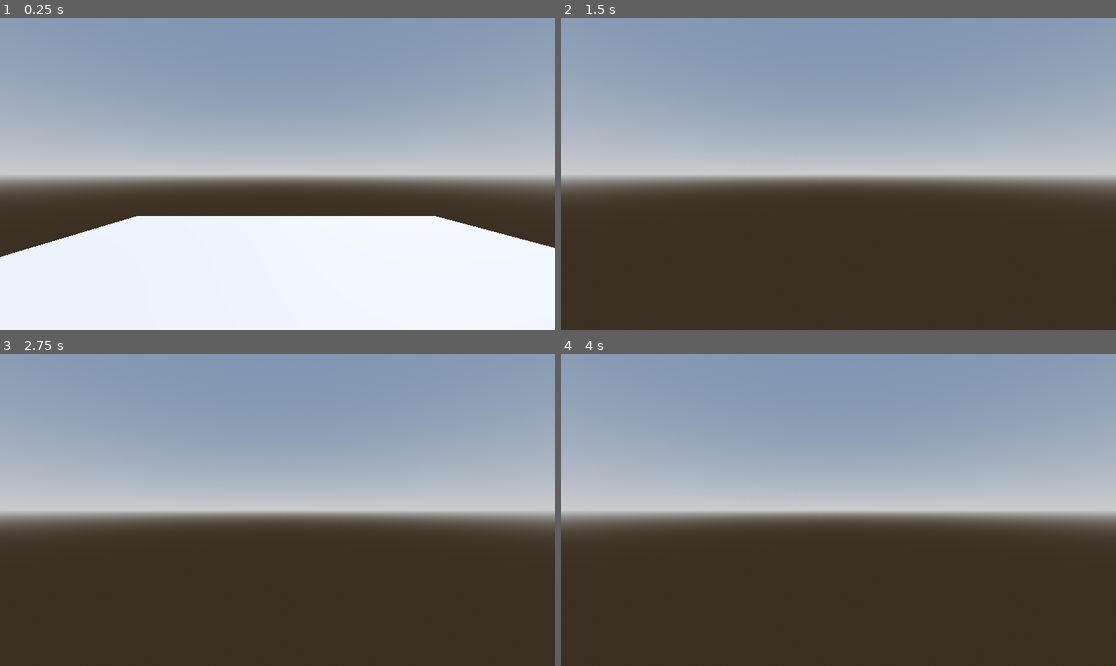
Above: before the commit, frames 1-4 (two rows, left to right).
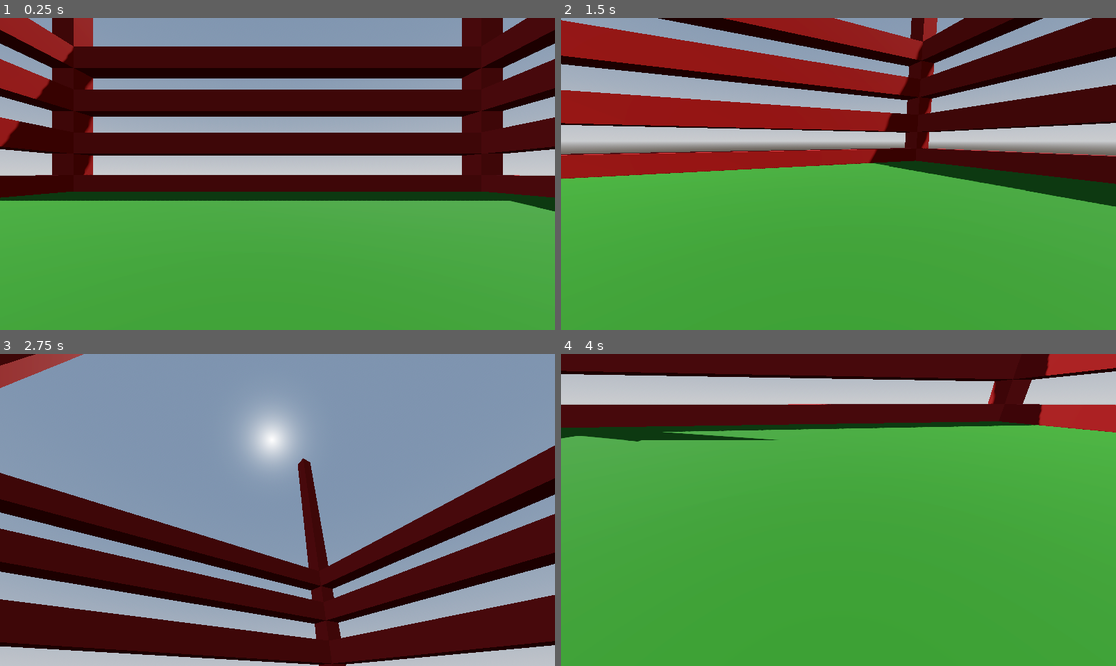
Above: after the commit, the same moments.

Repository: Hiobos/Godot1
Game: Godot game, scene res://node_3d.tscn
Two runs of this game, one before a commit and one after it. Both use one fixed random seed, a clock stepped at 60 frames per second and the inputs below.
Inputs (mouse positions are in pixels of both pictures, inside the frame that each line leads up to):
- Up to frame 1 (0.25 s): no input
- Up to frame 2 (1.5 s): tap Enter (ui_accept) at 0.5, 0.6 s; move the mouse to (960, 158) at 0.52 s; hold Right (ui_right) 0.53-1.28 s; tap Space (jump, bound only after the commit) at 0.77, 1.07 s; tap Shift (Sprint, bound only after the commit) at 0.8, 1.35 s; move the mouse to (727, 189) at 1.27 s; hold Down (ui_down) from 1.28 s (still down)
- Up to frame 3 (2.75 s): tap Space (jump, bound only after the commit) at 1.52, 1.55, 1.82, 2.1 s; move the mouse to (333, 441) at 2.02 s; release Down (ui_down) at 2.03 s; hold Right (ui_right) from 2.03 s (still down); tap Enter (ui_accept) at 2.3 s
- Up to frame 4 (4 s): move the mouse to (810, 572) at 2.77 s; release Right (ui_right) at 2.78 s; hold Up (ui_up) 2.78-3.53 s; tap Enter (ui_accept) at 2.85 s; tap Space (jump, bound only after the commit) at 3.02, 3.32, 3.77, 3.8 s; tap Shift (Sprint, bound only after the commit) at 3.05, 3.6 s; move the mouse to (1005, 556) at 3.52 s; hold Left (ui_left) from 3.53 s (still down)

The runs differ from the first frame. In frame 1, 80% of the frame differs, in the area x 0-100%, y 0-100%; in frame 2, 87%; in frame 3, 73%; in frame 4, 100%.

Commit message:
update1
Things done:
-camera movement
-body movement
-jumping
-some level design

Diff:
--- a/new-game-project/Player.gd
+++ b/new-game-project/Player.gd
@@ -1,30 +1,47 @@
 extends CharacterBody3D
 
-@export var speed: float = 5.0
-@export var jump_velocity: float = 4.5
+const SPEED = 5.0
+const SPRINT = 8.0
+const JUMP_VELOCITY = 4.5
+const SENSIVITY = 0.005
 
-var gravity: float = ProjectSettings.get_setting("physics/3d/default_gravity")
+var gravity = 9.8
+
+@onready var head = $head
+@onready var camera = $head/Camera3D
+
+func _ready():
+	Input.set_mouse_mode(Input.MOUSE_MODE_CAPTURED)
+
+func _unhandled_input(event):
+	if event is InputEventMouseMotion:
+		head.rotate_y(-event.relative.x * SENSIVITY)
+		camera.rotate_x(-event.relative.y * SENSIVITY)
+		camera.rotation.x = clamp(camera.rotation.x, deg_to_rad(-60), deg_to_rad(60))
 
 func _physics_process(delta):
-	var direction = Vector3.ZERO
-
-	if Input.is_action_pressed("ui_up"):
-		direction -= transform.basis.z
-	if Input.is_action_pressed("ui_down"):
-		direction += transform.basis.z
-	if Input.is_action_pressed("ui_left"):
-		direction -= transform.basis.x
-	if Input.is_action_pressed("ui_right"):
-		direction += transform.basis.x
-
-	direction = direction.normalized()
-	velocity.x = direction.x * speed
-	velocity.z = direction.z * speed
-
+	#adding gravity
 	if not is_on_floor():
 		velocity.y -= gravity * delta
+
+	#handling jumps
+	if Input.is_action_just_pressed("jump") and is_on_floor():
+		velocity.y = JUMP_VELOCITY
+
+	#handling sprint
+	if Input.is_action_just_pressed("Sprint"):
+		velocity.x = SPRINT
 	else:
-		if Input.is_action_just_pressed("ui_accept"):
-			velocity.y = jump_velocity
+		velocity.x = SPEED
+
+	#input directions and ahndle movement
+	var input_dir = Input.get_vector("move_left", "move_right", "move_forward", "move_backward")
+	var direction = (head.transform.basis * Vector3(input_dir.x, 0, input_dir.y)).normalized()
+	if direction:
+		velocity.x = direction.x * SPEED
+		velocity.z = direction.z * SPEED
+	else:
+		velocity.x = 0.0
+		velocity.z = 0.0
 
 	move_and_slide()
--- a/new-game-project/node_3d.tscn
+++ b/new-game-project/node_3d.tscn
@@ -15,9 +15,29 @@
 tonemap_mode = 2
 glow_enabled = true
 
+[sub_resource type="BoxShape3D" id="BoxShape3D_a202f"]
+
+[sub_resource type="FogMaterial" id="FogMaterial_a202f"]
+
+[sub_resource type="StandardMaterial3D" id="StandardMaterial3D_noarx"]
+next_pass = SubResource("FogMaterial_a202f")
+vertex_color_is_srgb = true
+albedo_color = Color(0.0941176, 0.309804, 0, 1)
+normal_enabled = true
+
+[sub_resource type="BoxMesh" id="BoxMesh_noarx"]
+material = SubResource("StandardMaterial3D_noarx")
+
+[sub_resource type="BoxShape3D" id="BoxShape3D_noarx"]
+
+[sub_resource type="StandardMaterial3D" id="StandardMaterial3D_a0tk4"]
+albedo_color = Color(0.470588, 0.0392157, 0.027451, 1)
+
+[sub_resource type="BoxMesh" id="BoxMesh_a0tk4"]
+
 [sub_resource type="CapsuleMesh" id="CapsuleMesh_noarx"]
 
-[sub_resource type="ConvexPolygonShape3D" id="ConvexPolygonShape3D_a0tk4"]
+[sub_resource type="ConvexPolygonShape3D" id="ConvexPolygonShape3D_a202f"]
 points = PackedVector3Array(-0.125207, -0.532801, -0.480507, 0.0227831, 0.47607, 0.498884, 0.169713, 0.559144, 0.464172 …(924 unchanged characters)…
 
 [node name="Node3D" type="Node3D"]
@@ -29,12 +49,250 @@
 [node name="WorldEnvironment" type="WorldEnvironment" parent="."]
 environment = SubResource("Environment_a0tk4")
 
-[node name="CSGBox3D" type="CSGBox3D" parent="."]
-transform = Transform3D(1, 0, 0, 0, 1, 0, 0, 0, 1, 0.424835, -0.36284, -0.82486)
-size = Vector3(11.6286, 0.001, 14.2515)
+[node name="Level_Design" type="Node3D" parent="."]
+
+[node name="Floor" type="StaticBody3D" parent="Level_Design"]
+transform = Transform3D(40, 0, 0, 0, 1, 0, 0, 0, 40, 0, 0, 0)
+
+[node name="CollisionShape3D" type="CollisionShape3D" parent="Level_Design/Floor"]
+shape = SubResource("BoxShape3D_a202f")
+
+[node name="MeshInstance3D" type="MeshInstance3D" parent="Level_Design/Floor"]
+mesh = SubResource("BoxMesh_noarx")
+
+[node name="border1" type="Node3D" parent="Level_Design"]
+
+[node name="wall1" type="StaticBody3D" parent="Level_Design/border1"]
+transform = Transform3D(40, 0, 0, 0, 2, 0, 0, 0, 2, 0, 1, 20)
+
+[node name="CollisionShape3D" type="CollisionShape3D" parent="Level_Design/border1/wall1"]
+shape = SubResource("BoxShape3D_noarx")
+debug_color = Color(0.998534, 0, 0.139499, 0.42)
+
+[node name="MeshInstance3D" type="MeshInstance3D" parent="Level_Design/border1/wall1"]
+material_override = SubResource("StandardMaterial3D_a0tk4")
+mesh = SubResource("BoxMesh_a0tk4")
+
+[node name="wall2" type="StaticBody3D" parent="Level_Design/border1"]
+transform = Transform3D(40, 0, 0, 0, 2, 0, 0, 0, 2, 0, 1, -20)
+
+[node name="CollisionShape3D" type="CollisionShape3D" parent="Level_Design/border1/wall2"]
+shape = SubResource("BoxShape3D_noarx")
+debug_color = Color(0.998534, 0, 0.139499, 0.42)
+
+[node name="MeshInstance3D" type="MeshInstance3D" parent="Level_Design/border1/wall2"]
+material_override = SubResource("StandardMaterial3D_a0tk4")
+mesh = SubResource("BoxMesh_a0tk4")
+
+[node name="wall3" type="StaticBody3D" parent="Level_Design/border1"]
+transform = Transform3D(-1.74846e-06, 0, 2, 0, 2, 0, -40, 0, -8.74228e-08, 20, 1, 0)
+
+[node name="CollisionShape3D" type="CollisionShape3D" parent="Level_Design/border1/wall3"]
+shape = SubResource("BoxShape3D_noarx")
+debug_color = Color(0.998534, 0, 0.139499, 0.42)
+
+[node name="MeshInstance3D" type="MeshInstance3D" parent="Level_Design/border1/wall3"]
+material_override = SubResource("StandardMaterial3D_a0tk4")
+mesh = SubResource("BoxMesh_a0tk4")
+
+[node name="wall4" type="StaticBody3D" parent="Level_Design/border1"]
+transform = Transform3D(-1.74846e-06, 0, 2, 0, 2, 0, -40, 0, -8.74228e-08, -20, 1, 0)
+
+[node name="CollisionShape3D" type="CollisionShape3D" parent="Level_Design/border1/wall4"]
+shape = SubResource("BoxShape3D_noarx")
+debug_color = Color(0.998534, 0, 0.139499, 0.42)
+
+[node name="MeshInstance3D" type="MeshInstance3D" parent="Level_Design/border1/wall4"]
+material_override = SubResource("StandardMaterial3D_a0tk4")
+mesh = SubResource("BoxMesh_a0tk4")
+
+[node name="border2" type="Node3D" parent="Level_Design"]
+transform = Transform3D(1, 0, 0, 0, 1, 0, 0, 0, 1, 0, 4, 0)
+
+[node name="wall1" type="StaticBody3D" parent="Level_Design/border2"]
+transform = Transform3D(40, 0, 0, 0, 2, 0, 0, 0, 2, 0, 1, 20)
+
+[node name="CollisionShape3D" type="CollisionShape3D" parent="Level_Design/border2/wall1"]
+shape = SubResource("BoxShape3D_noarx")
+debug_color = Color(0.998534, 0, 0.139499, 0.42)
+
+[node name="MeshInstance3D" type="MeshInstance3D" parent="Level_Design/border2/wall1"]
+material_override = SubResource("StandardMaterial3D_a0tk4")
+mesh = SubResource("BoxMesh_a0tk4")
+
+[node name="wall2" type="StaticBody3D" parent="Level_Design/border2"]
+transform = Transform3D(40, 0, 0, 0, 2, 0, 0, 0, 2, 0, 1, -20)
+
+[node name="CollisionShape3D" type="CollisionShape3D" parent="Level_Design/border2/wall2"]
+shape = SubResource("BoxShape3D_noarx")
+debug_color = Color(0.998534, 0, 0.139499, 0.42)
+
+[node name="MeshInstance3D" type="MeshInstance3D" parent="Level_Design/border2/wall2"]
+material_override = SubResource("StandardMaterial3D_a0tk4")
+mesh = SubResource("BoxMesh_a0tk4")
+
+[node name="wall3" type="StaticBody3D" parent="Level_Design/border2"]
+transform = Transform3D(-1.74846e-06, 0, 2, 0, 2, 0, -40, 0, -8.74228e-08, 20, 1, 0)
+
+[node name="CollisionShape3D" type="CollisionShape3D" parent="Level_Design/border2/wall3"]
+shape = SubResource("BoxShape3D_noarx")
+debug_color = Color(0.998534, 0, 0.139499, 0.42)
+
+[node name="MeshInstance3D" type="MeshInstance3D" parent="Level_Design/border2/wall3"]
+material_override = SubResource("StandardMaterial3D_a0tk4")
+mesh = SubResource("BoxMesh_a0tk4")
+
+[node name="wall4" type="StaticBody3D" parent="Level_Design/border2"]
+transform = Transform3D(-1.74846e-06, 0, 2, 0, 2, 0, -40, 0, -8.74228e-08, -20, 1, 0)
+
+[node name="CollisionShape3D" type="CollisionShape3D" parent="Level_Design/border2/wall4"]
+shape = SubResource("BoxShape3D_noarx")
+debug_color = Color(0.998534, 0, 0.139499, 0.42)
+
+[node name="MeshInstance3D" type="MeshInstance3D" parent="Level_Design/border2/wall4"]
+material_override = SubResource("StandardMaterial3D_a0tk4")
+mesh = SubResource("BoxMesh_a0tk4")
+
+[node name="border3" type="Node3D" parent="Level_Design"]
+transform = Transform3D(1, 0, 0, 0, 1, 0, 0, 0, 1, 0, 8, 0)
+
+[node name="wall1" type="StaticBody3D" parent="Level_Design/border3"]
+transform = Transform3D(40, 0, 0, 0, 2, 0, 0, 0, 2, 0, 1, 20)
+
+[node name="CollisionShape3D" type="CollisionShape3D" parent="Level_Design/border3/wall1"]
+shape = SubResource("BoxShape3D_noarx")
+debug_color = Color(0.998534, 0, 0.139499, 0.42)
+
+[node name="MeshInstance3D" type="MeshInstance3D" parent="Level_Design/border3/wall1"]
+material_override = SubResource("StandardMaterial3D_a0tk4")
+mesh = SubResource("BoxMesh_a0tk4")
+
+[node name="wall2" type="StaticBody3D" parent="Level_Design/border3"]
+transform = Transform3D(40, 0, 0, 0, 2, 0, 0, 0, 2, 0, 1, -20)
+
+[node name="CollisionShape3D" type="CollisionShape3D" parent="Level_Design/border3/wall2"]
+shape = SubResource("BoxShape3D_noarx")
+debug_color = Color(0.998534, 0, 0.139499, 0.42)
+
+[node name="MeshInstance3D" type="MeshInstance3D" parent="Level_Design/border3/wall2"]
+material_override = SubResource("StandardMaterial3D_a0tk4")
+mesh = SubResource("BoxMesh_a0tk4")
+
+[node name="wall3" type="StaticBody3D" parent="Level_Design/border3"]
+transform = Transform3D(-1.74846e-06, 0, 2, 0, 2, 0, -40, 0, -8.74228e-08, 20, 1, 0)
+
+[node name="CollisionShape3D" type="CollisionShape3D" parent="Level_Design/border3/wall3"]
+shape = SubResource("BoxShape3D_noarx")
+debug_color = Color(0.998534, 0, 0.139499, 0.42)
+
+[node name="MeshInstance3D" type="MeshInstance3D" parent="Level_Design/border3/wall3"]
+material_override = SubResource("StandardMaterial3D_a0tk4")
+mesh = SubResource("BoxMesh_a0tk4")
+
+[node name="wall4" type="StaticBody3D" parent="Level_Design/border3"]
+transform = Transform3D(-1.74846e-06, 0, 2, 0, 2, 0, -40, 0, -8.74228e-08, -20, 1, 0)
+
+[node name="CollisionShape3D" type="CollisionShape3D" parent="Level_Design/border3/wall4"]
+shape = SubResource("BoxShape3D_noarx")
+debug_color = Color(0.998534, 0, 0.139499, 0.42)
+
+[node name="MeshInstance3D" type="MeshInstance3D" parent="Level_Design/border3/wall4"]
+material_override = SubResource("StandardMaterial3D_a0tk4")
+mesh = SubResource("BoxMesh_a0tk4")
+
+[node name="border4" type="Node3D" parent="Level_Design"]
+transform = Transform3D(1, 0, 0, 0, 1, 0, 0, 0, 1, 0, 12, 0)
+
+[node name="wall1" type="StaticBody3D" parent="Level_Design/border4"]
+transform = Transform3D(40, 0, 0, 0, 2, 0, 0, 0, 2, 0, 1, 20)
+
+[node name="CollisionShape3D" type="CollisionShape3D" parent="Level_Design/border4/wall1"]
+shape = SubResource("BoxShape3D_noarx")
+debug_color = Color(0.998534, 0, 0.139499, 0.42)
+
+[node name="MeshInstance3D" type="MeshInstance3D" parent="Level_Design/border4/wall1"]
+material_override = SubResource("StandardMaterial3D_a0tk4")
+mesh = SubResource("BoxMesh_a0tk4")
+
+[node name="wall2" type="StaticBody3D" parent="Level_Design/border4"]
+transform = Transform3D(40, 0, 0, 0, 2, 0, 0, 0, 2, 0, 1, -20)
+
+[node name="CollisionShape3D" type="CollisionShape3D" parent="Level_Design/border4/wall2"]
+shape = SubResource("BoxShape3D_noarx")
+debug_color = Color(0.998534, 0, 0.139499, 0.42)
+
+[node name="MeshInstance3D" type="MeshInstance3D" parent="Level_Design/border4/wall2"]
+material_override = SubResource("StandardMaterial3D_a0tk4")
+mesh = SubResource("BoxMesh_a0tk4")
+
+[node name="wall3" type="StaticBody3D" parent="Level_Design/border4"]
+transform = Transform3D(-1.74846e-06, 0, 2, 0, 2, 0, -40, 0, -8.74228e-08, 20, 1, 0)
+
+[node name="CollisionShape3D" type="CollisionShape3D" parent="Level_Design/border4/wall3"]
+shape = SubResource("BoxShape3D_noarx")
+debug_color = Color(0.998534, 0, 0.139499, 0.42)
+
+[node name="MeshInstance3D" type="MeshInstance3D" parent="Level_Design/border4/wall3"]
+material_override = SubResource("StandardMaterial3D_a0tk4")
+mesh = SubResource("BoxMesh_a0tk4")
+
+[node name="wall4" type="StaticBody3D" parent="Level_Design/border4"]
+transform = Transform3D(-1.74846e-06, 0, 2, 0, 2, 0, -40, 0, -8.74228e-08, -20, 1, 0)
+
+[node name="CollisionShape3D" type="CollisionShape3D" parent="Level_Design/border4/wall4"]
+shape = SubResource("BoxShape3D_noarx")
+debug_color = Color(0.998534, 0, 0.139499, 0.42)
+
+[node name="MeshInstance3D" type="MeshInstance3D" parent="Level_Design/border4/wall4"]
+material_override = SubResource("StandardMaterial3D_a0tk4")
+mesh = SubResource("BoxMesh_a0tk4")
+
+[node name="pilar1" type="StaticBody3D" parent="Level_Design"]
+transform = Transform3D(-1.74846e-06, -2, 0, 40, -8.74228e-08, 0, 0, 0, 2, 20, 20, 20)
+
+[node name="CollisionShape3D" type="CollisionShape3D" parent="Level_Design/pilar1"]
+shape = SubResource("BoxShape3D_noarx")
+debug_color = Color(0.998534, 0, 0.139499, 0.42)
+
+[node name="MeshInstance3D" type="MeshInstance3D" parent="Level_Design/pilar1"]
+material_override = SubResource("StandardMaterial3D_a0tk4")
+mesh = SubResource("BoxMesh_a0tk4")
+
+[node name="pilar2" type="StaticBody3D" parent="Level_Design"]
+transform = Transform3D(-1.74846e-06, -2, 0, 40, -8.74228e-08, 0, 0, 0, 2, -20, 20, 20)
+
+[node name="CollisionShape3D" type="CollisionShape3D" parent="Level_Design/pilar2"]
+shape = SubResource("BoxShape3D_noarx")
+debug_color = Color(0.998534, 0, 0.139499, 0.42)
+
+[node name="MeshInstance3D" type="MeshInstance3D" parent="Level_Design/pilar2"]
+material_override = SubResource("StandardMaterial3D_a0tk4")
+mesh = SubResource("BoxMesh_a0tk4")
+
+[node name="pilar3" type="StaticBody3D" parent="Level_Design"]
+transform = Transform3D(-1.74846e-06, -2, 0, 40, -8.74228e-08, 0, 0, 0, 2, 20, 20, -20)
+
+[node name="CollisionShape3D" type="CollisionShape3D" parent="Level_Design/pilar3"]
+shape = SubResource("BoxShape3D_noarx")
+debug_color = Color(0.998534, 0, 0.139499, 0.42)
+
+[node name="MeshInstance3D" type="MeshInstance3D" parent="Level_Design/pilar3"]
+material_override = SubResource("StandardMaterial3D_a0tk4")
+mesh = SubResource("BoxMesh_a0tk4")
+
+[node name="pilar4" type="StaticBody3D" parent="Level_Design"]
+transform = Transform3D(-1.74846e-06, -2, 0, 40, -8.74228e-08, 0, 0, 0, 2, -20, 20, -20)
+
+[node name="CollisionShape3D" type="CollisionShape3D" parent="Level_Design/pilar4"]
+shape = SubResource("BoxShape3D_noarx")
+debug_color = Color(0.998534, 0, 0.139499, 0.42)
+
+[node name="MeshInstance3D" type="MeshInstance3D" parent="Level_Design/pilar4"]
+material_override = SubResource("StandardMaterial3D_a0tk4")
+mesh = SubResource("BoxMesh_a0tk4")
 
 [node name="Player" type="CharacterBody3D" parent="."]
-transform = Transform3D(1, 0, 0, 0, 1, 0, 0, 0, 1, 0.0903625, 0.340084, -0.0440321)
+transform = Transform3D(1, 0, 0, 0, 1, 0, 0, 0, 1, 0, 1, -0.044)
 script = ExtResource("1_a202f")
 
 [node name="MeshInstance3D" type="MeshInstance3D" parent="Player"]
--- a/new-game-project/project.godot
+++ b/new-game-project/project.godot
@@ -16,3 +16,40 @@
 run/main_scene="uid://5ee6k6w2nngn"
 config/features=PackedStringArray("4.4", "Forward Plus")
 config/icon="res://icon.svg"
+
+[display]
+
+window/size/mode=3
+
+[input]
+
+move_forward={
+"deadzone": 0.2,
+"events": [Object(InputEventKey,"resource_local_to_scene":false,"resource_name":"","device":0,"window_id":0,"alt_pressed":false,"shift_pressed":false,"ctrl_pressed":false,"meta_pressed":false,"pressed":false,"keycode":0,"physical_keycode":87,"key_label":0,"unicode":0,"location":0,"echo":false,"script":null)
+]
+}
+move_backward={
+"deadzone": 0.2,
+"events": [Object(InputEventKey,"resource_local_to_scene":false,"resource_name":"","device":0,"window_id":0,"alt_pressed":false,"shift_pressed":false,"ctrl_pressed":false,"meta_pressed":false,"pressed":false,"keycode":0,"physical_keycode":83,"key_label":0,"unicode":0,"location":0,"echo":false,"script":null)
+]
+}
+move_left={
+"deadzone": 0.2,
+"events": [Object(InputEventKey,"resource_local_to_scene":false,"resource_name":"","device":0,"window_id":0,"alt_pressed":false,"shift_pressed":false,"ctrl_pressed":false,"meta_pressed":false,"pressed":false,"keycode":0,"physical_keycode":65,"key_label":0,"unicode":0,"location":0,"echo":false,"script":null)
+]
+}
+move_right={
+"deadzone": 0.2,
+"events": [Object(InputEventKey,"resource_local_to_scene":false,"resource_name":"","device":0,"window_id":0,"alt_pressed":false,"shift_pressed":false,"ctrl_pressed":false,"meta_pressed":false,"pressed":false,"keycode":0,"physical_keycode":68,"key_label":0,"unicode":0,"location":0,"echo":false,"script":null)
+]
+}
+jump={
+"deadzone": 0.2,
+"events": [Object(InputEventKey,"resource_local_to_scene":false,"resource_name":"","device":0,"window_id":0,"alt_pressed":false,"shift_pressed":false,"ctrl_pressed":false,"meta_pressed":false,"pressed":false,"keycode":0,"physical_keycode":32,"key_label":0,"unicode":0,"location":0,"echo":false,"script":null)
+]
+}
+Sprint={
+"deadzone": 0.2,
+"events": [Object(InputEventKey,"resource_local_to_scene":false,"resource_name":"","device":0,"window_id":0,"alt_pressed":false,"shift_pressed":false,"ctrl_pressed":false,"meta_pressed":false,"pressed":false,"keycode":0,"physical_keycode":4194325,"key_label":0,"unicode":0,"location":0,"echo":false,"script":null)
+]
+}
Not shown: 2 places in new-game-project/node_3d.tscn that only renumber resources
